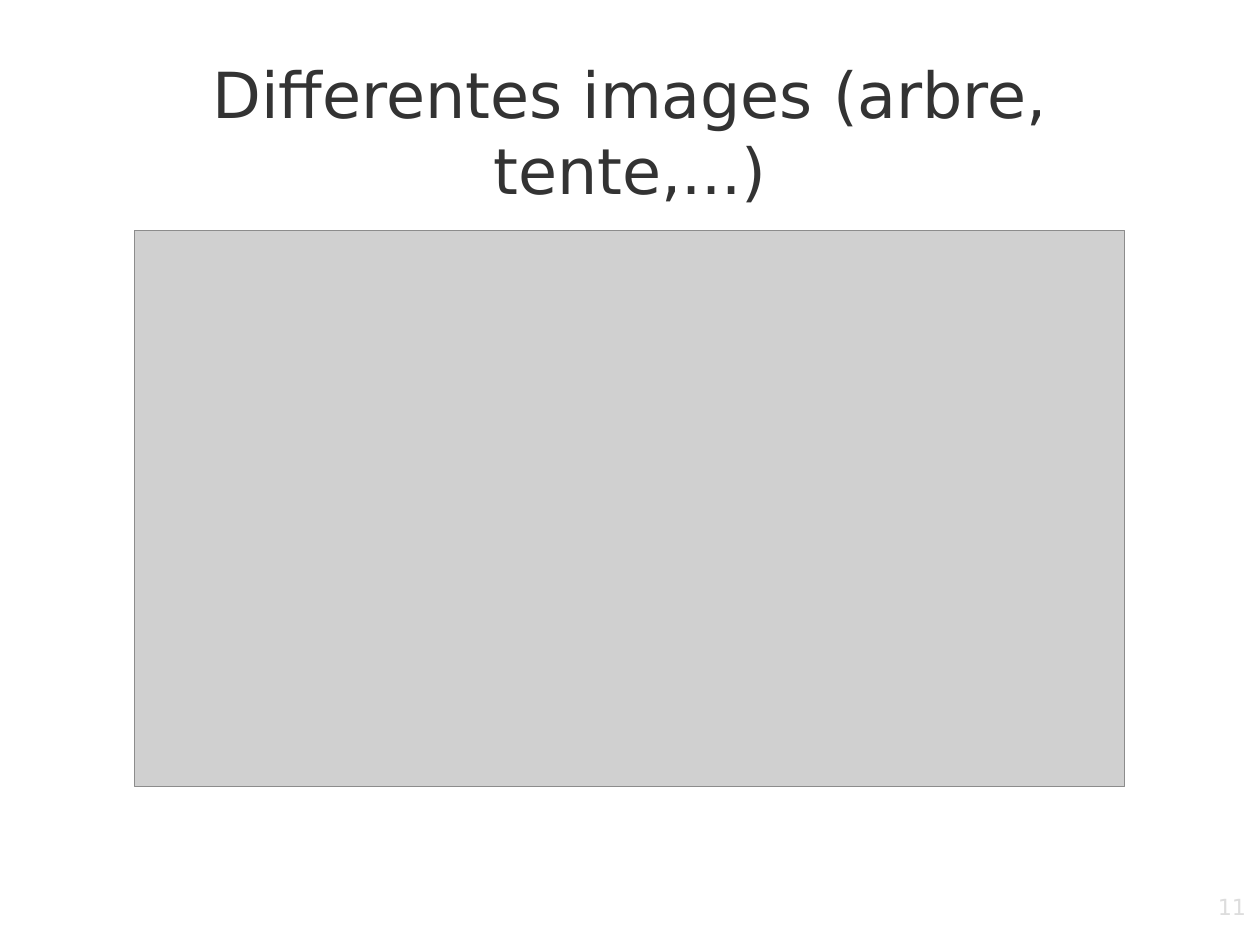
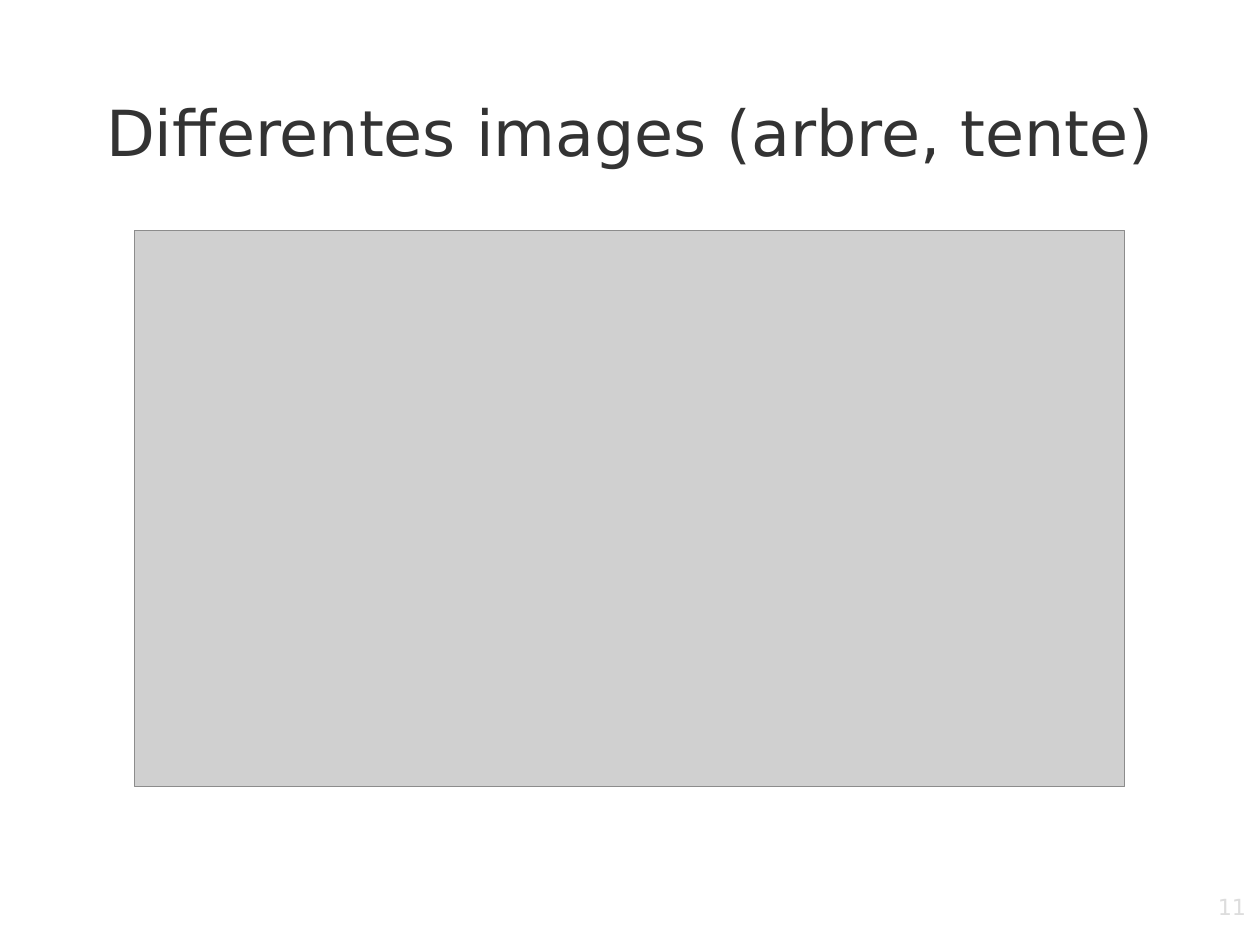
Before and after one commit to CaVaEtreComplique/TentsAndTrees, a slide deck: slide 11 of diapoProjet.odp. Drawn at 1260x945 pixels with LibreOffice and Linux fonts; fonts in the diff are those of the drawing; grey boxes stand for pictures; background and template pictures are left out. Boxes give left, top, right and bottom in pixels: in the first picture for what was removed or moved away, otherwise in the second. Text is boxed around its words. In the diff, an @@ line names an element or a change of style, - is before the commit and + after.

```diff
--- a/diapoProjet.odp
+++ b/diapoProjet.odp
@@ title at <box>106,107,1153,169</box>: text changed @@
-Differentes images (arbre, tente,...)
+Differentes images (arbre, tente)
```
Also in this commit, not shown: 6 other slides changed, 3 slides added, 2 slides removed, 2 other files.
